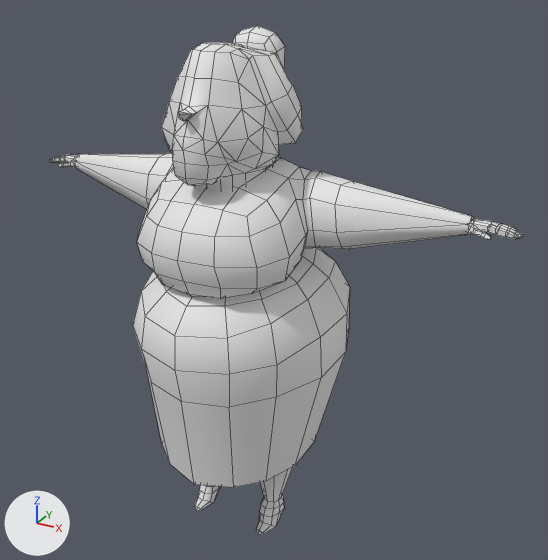
What one commit did to the FBX model Assets/Models/nanny.FBX.
The view is the same before and after, from a 50 mm lens placed at (1.098, -1.756, 1.758), pointed at (0.088, 0.081, 0.84). The axes (+X, +Y, +Z) are drawn at lower left. The lights are the same throughout. Mesh edges are drawn as thin lines. Where no turn or scale is listed for an object, it has been applied to the vertices.

The scene before the commit, as lines of its bpy script (objects in view):
```python
me_mesh = bpy.data.meshes.new('Mesh')
me_mesh.from_pydata(...)  # 769 vertices, 824 faces; spans x -0.78..0.78, y -0.32..0.33, z 0.01..1.56
me_mesh.materials.append(mat_02___default)  # white #e7e7e7
# before: 222 (-0.12, 0.0, 1.5) at pixel (192, 49), 238 (-0.12, 0.03, 1.5), 239 (-0.11, 0.07, 1.5), 243 (-0.05, 0.0, 1.52), 245 (-0.06, 0.06, 1.51)
# before: 608 (0.12, 0.0, 1.5) at pixel (267, 55), 623 (0.12, 0.03, 1.5) at pixel (275, 54), 624 (0.11, 0.07, 1.5) at pixel (277, 53), 627 (0.05, 0.0, 1.52) at pixel (244, 47), 629 (0.06, 0.06, 1.51) at pixel (260, 49)
ob_box002 = bpy.data.objects.new('Box002', me_mesh)
ob_box002.location = (0.0, 0.0, 0.0)
```
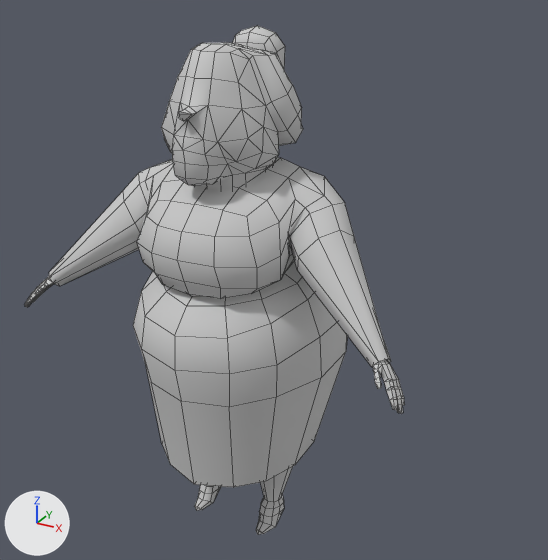
Where the newer file only moved an object's origin or applied its transform, the numbers keep the older frame.

The edits, one by one:
Material 'Standardmaterial' (mat_standardmaterial) is new.
Its base color is (0.588, 0.588, 0.588) (light grey #cacaca).
Its roughness is 0.762.
me_mesh is used by ob_box002; location (0.0, 0.0, 0.0).
Verts and faces of me_mesh; kept vertices keep their numbers, new ones are numbered from 769.
me_mesh had 769 vertices, 824 faces and spanned x -0.78..0.78, y -0.32..0.33, z 0.01..1.56.
me_mesh now has 770 vertices, 840 faces and spans x -0.62..0.62, y -0.32..0.33, z 0.01..1.56.
me_mesh part 1: the loose piece of 97 vertices spanning x 0.62..0.78, y 0.05..0.12, z 1.09..1.12 is multiplied about its middle by the matrix ((0.633, 0.278, 0.723), (-0.468, 0.881, 0.072), (-0.617, -0.384, 0.687)), then moved by (-0.13, -0.31, -0.32), in mat_standardmaterial (light grey #cacaca).
me_mesh part 2: a new loose piece of 97 vertices spanning x -0.62..-0.51, y -0.26..-0.16, z 0.72..0.84, in mat_standardmaterial (light grey #cacaca).
me_mesh part 3: the loose piece of 97 vertices spanning x -0.78..-0.62, y 0.05..0.12, z 1.09..1.12 is deleted.
Part 4, on me_mesh:
7 vertices are removed from x -0.23..0.23, y -0.03..0.07, z 0.92..1.21.
26 faces are deleted.
75 vertices move from x -0.65..0.65, y -0.12..0.19, z 0.95..1.18 to x -0.56..0.56, y -0.21..0.17, z 0.79..1.18.
8 vertices are added at x -0.22..0.22, y -0.08..0.07, z 0.93..1.22.
34 new faces join them.
Part 5, on me_mesh:
Faces deleted: (222, 243, 245, 239, 238), (608, 623, 624, 629, 627).
New faces: (238, 245, 239), (222, 245, 238), (222, 243, 245), (608, 629, 627), (608, 623, 629), (623, 624, 629).
me_mesh part 6: 568 faces spanning x -0.56..0.56, y -0.32..0.33, z 0.01..1.56 switch from mat_02___default (white #e7e7e7) to mat_standardmaterial (light grey #cacaca).

What differs and where, as boxes (x1, y1, x2, y2) in the pictures (548 x 560 px; the box of a moved part takes in the faces that stretch with it):
'Box002', reshaped (20% narrower): before (49, 26, 523, 535); after (25, 26, 405, 535)
part 1 of me_mesh, moved or reshaped: before (468, 219, 523, 240); after (373, 361, 405, 414)
part 2 of me_mesh, added: after (25, 277, 54, 307)
part 3 of me_mesh, deleted: before (49, 155, 77, 167)
part 4 of me_mesh, moved or reshaped: before (74, 153, 474, 299); after (49, 157, 391, 367)
part 5 of me_mesh, built on: (247, 48, 277, 55) in both
part 6 of me_mesh, recoloured: (133, 26, 348, 535) in both
